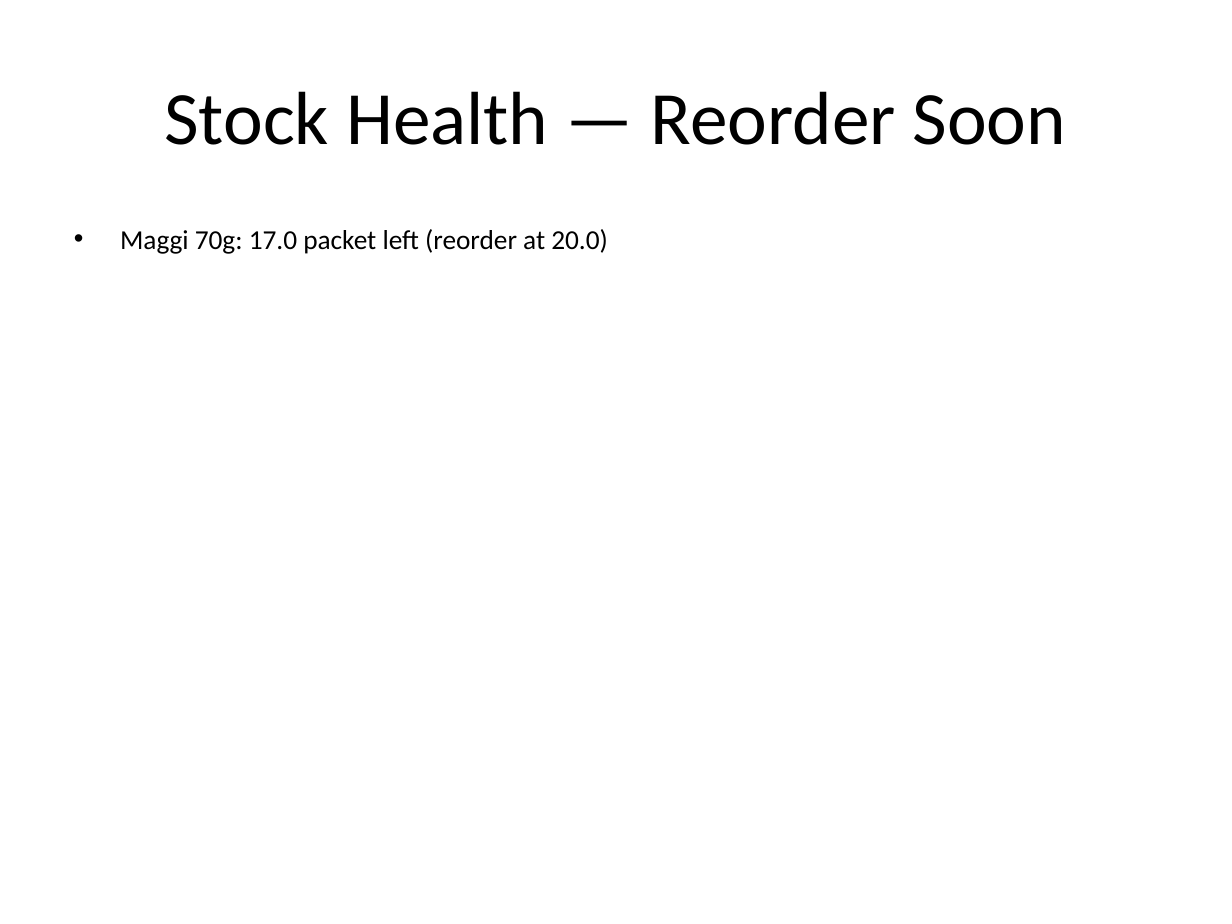
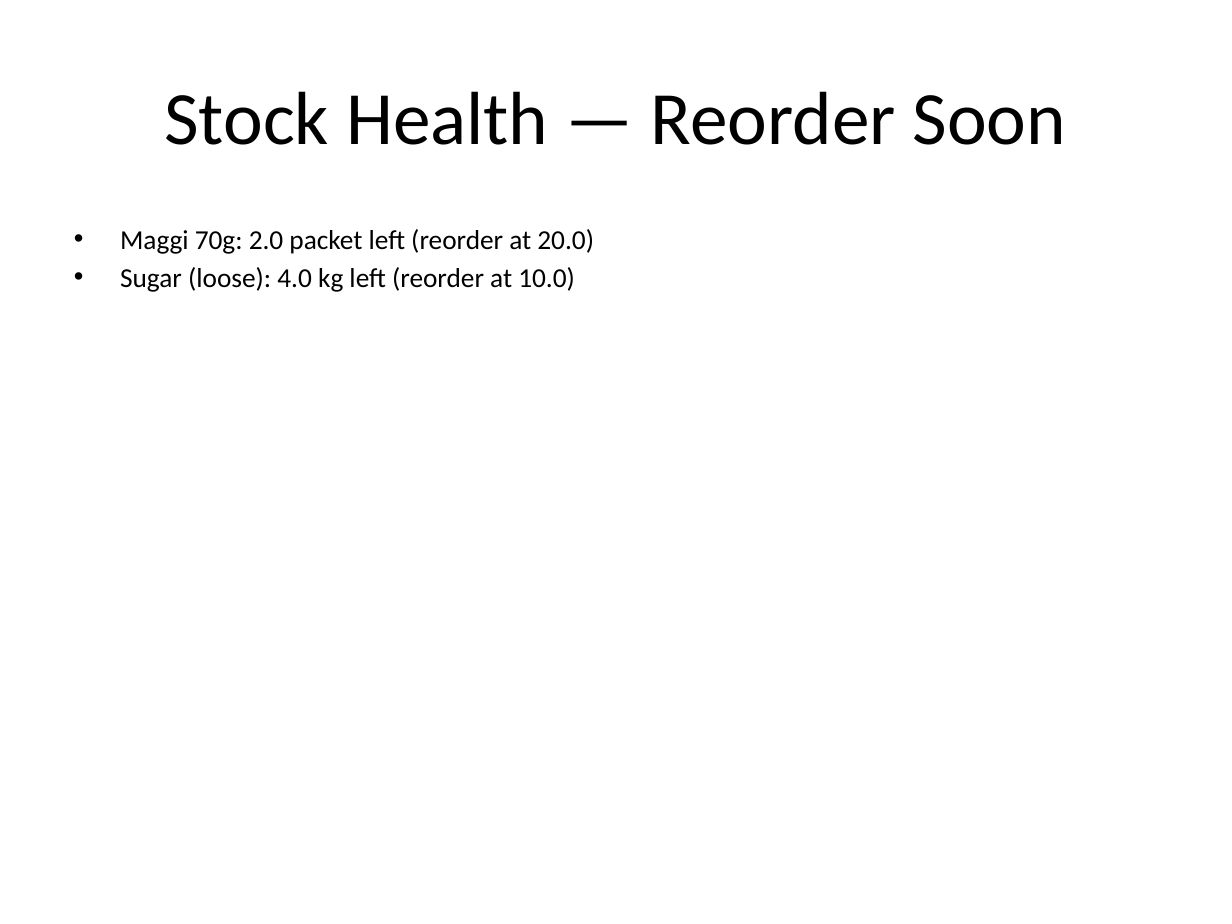
Before and after one commit to Tej1021/kirana-agent, a slide deck: slide 4 of artifacts/analysis_6205693800_week.pptx. Drawn at 1232x924 pixels with LibreOffice and Linux fonts; fonts in the diff are those of the drawing. Boxes give left, top, right and bottom in pixels: in the first picture for what was removed or moved away, otherwise in the second. Text is boxed around its words. In the diff, an @@ line names an element or a change of style, - is before the commit and + after.

```diff
--- a/artifacts/analysis_6205693800_week.pptx
+++ b/artifacts/analysis_6205693800_week.pptx
@@ text at (120, 229, 594, 292): text changed @@
-• Maggi 70g: 17.0 packet left (reorder at 20.0)
+• Maggi 70g: 2.0 packet left (reorder at 20.0)
+• Sugar (loose): 4.0 kg left (reorder at 10.0)
```
Also in this commit, not shown: 2 other slides changed, 7 other files.
